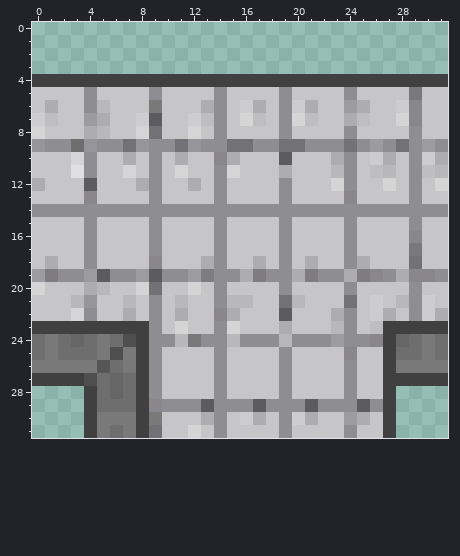
File history of a pixel-art sprite, Images/FloorTile/wallv2-T.png. Above: the version before the commit.
The file is 32x32 pixels. Colours within 5 levels of each other are drawn and written as one.
After the commit:
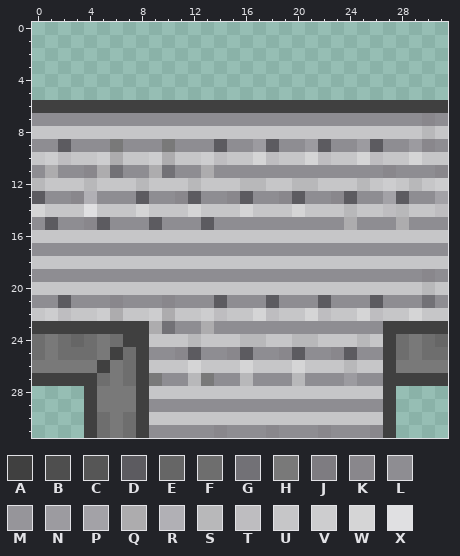
Palette (. is transparent): A #404040  B #4e4e4e  C #565656  D #5c5b60  E #666666  F #6e6e6e  G #727176  H #797979  J #7e7c81  K #89878c  L #8e8d92  M #96959a  N #9c9ba0  P #a3a2a7  Q #adacae  R #b1b0b5  S #b8b8ba  T #bebdc0  U #c6c6c8  V #cdcdcf  W #d5d5d6  X #e0e0e2
Change:
Changed rows in their new state; - is an unchanged pixel.
first column x 0:
 4 ................................
 5 ................................
 6 AAAAAAAAAAAAAAAAAAAAAAAAAAAAAAAA
 7 LLLLLLLLLLLLLL-LLLL-LLLLLLLLLLKL
 8 U---UU--UU--U-U----U----U----US-
 9 L-DLL-HLL-HLL-DLLNDLLND-LND-LNK-
10 -VTUUVQU-VQU-VTU-WTU-WTUUWTU-WUU
11 LQLLKQGLLQGLLQ-LLLLLLLLL-LLKL-LK
12 S---S---SU--S-U-SS-USS-UUS-V-S-V
13 DLLKRLLLD-LKDL-KDLLKDLLKDLLPD-LP
14 WUUUXUUUWUUUWUUUWUUUWUUUSUUTSUUT
15 LDLLKDLLLDLLLD-LLLL-LLLLQLLLQ-LL
16 ----U----U----U----U----U----U--
17 LLLL-LLLL-LLLL-LLLL-LLLL-LLLLLLL
18 -U--U----U---UU--U-U-U--UU---U--
19 LL--LL--LL--LL--LL--LL--LLL-LL--
20 U---UU--UU--U-U----U----U----US-
21 LLDLLLKLL-KLLLDLLLDLLLDLLLDLL-GL
22 -VTUUVQU-VQU-VTU-WTU-WTUUWTU-WUU
23 ---------QGLLQ-LLLLLLLLL-LL-----
24 -------A-UUUSUUUSSUUSSUUUSU-FHFE
25 ------AF--LKDL-KDLLKDLLKDLL--HF-
26 -----AHF-U--W-U-W--UW---S-------
27 ----A-H--HLLSH-LSLL-SLLLNLL-----
28 -----HHH-U----U----U----U-------
29 -----HHH-L---L---L---L---L------
30 -----F-F-U---UU-UU-UUU--UU------
31 -----FHF-LLLLLKLLLK-LLKL-LK-----
